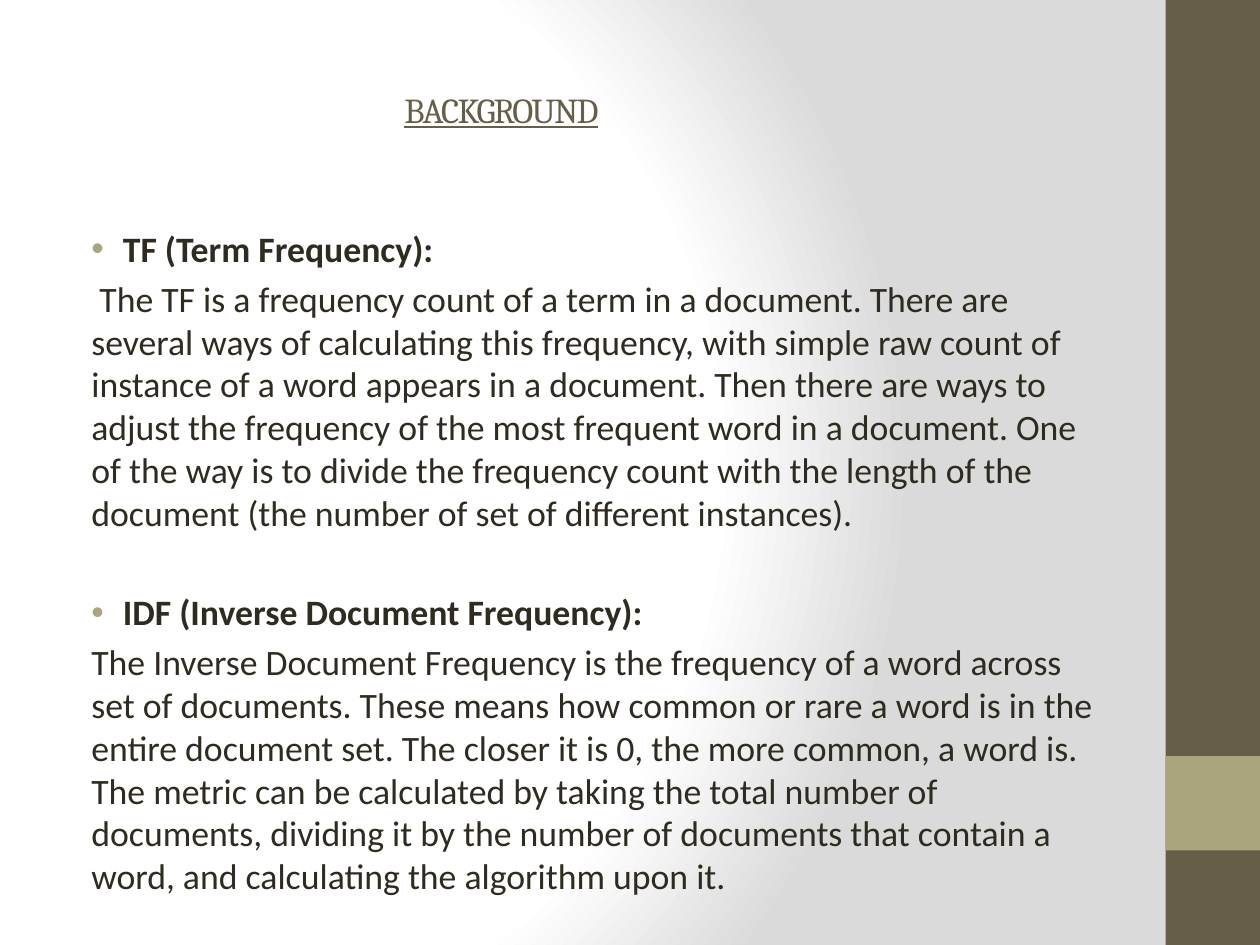
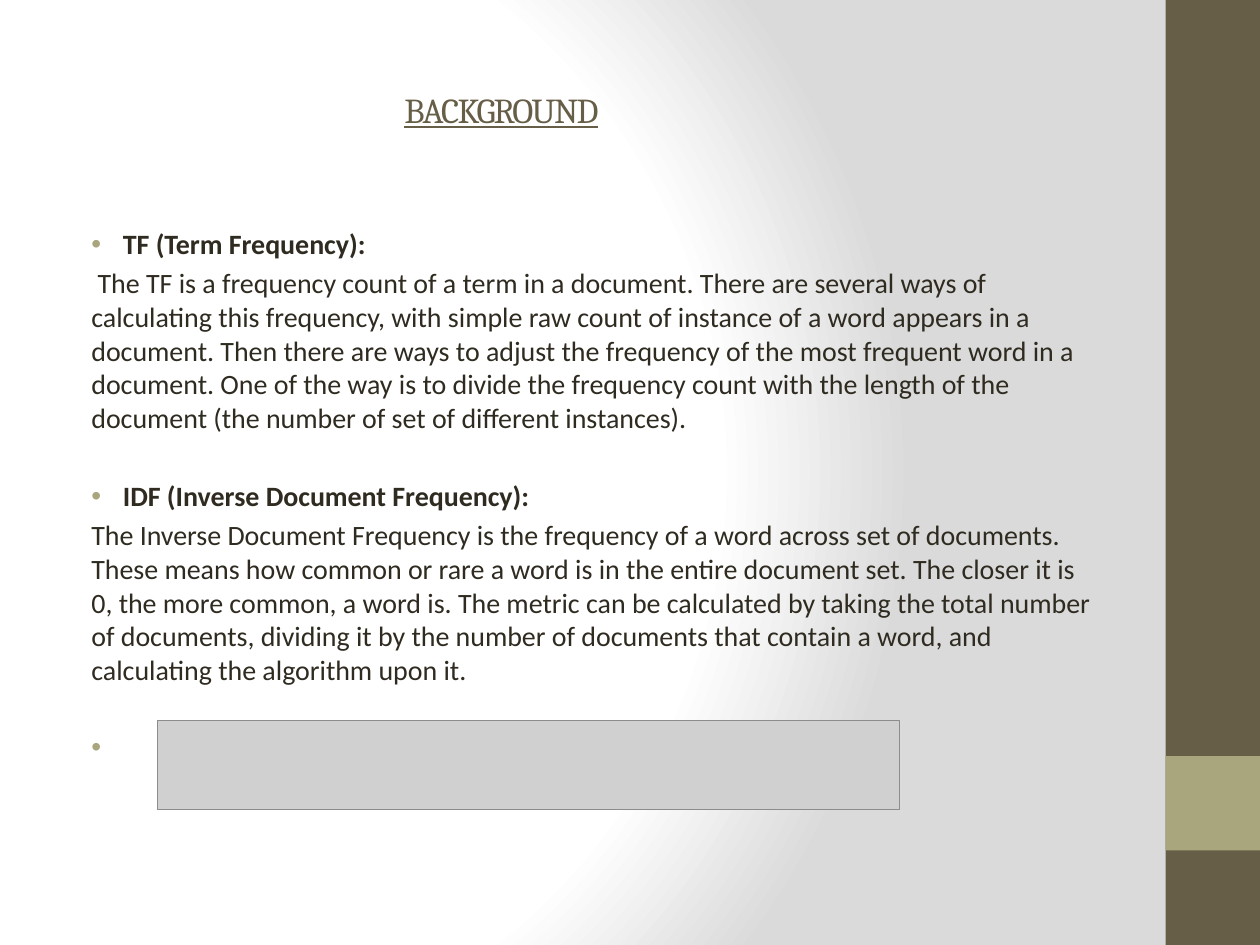
Before and after one commit to Sapan-Ravidas/QuestionsAnswers, a slide deck: slide 4 of INTRODUCTION.pptx. Drawn at 1260x945 pixels with LibreOffice and Linux fonts; fonts in the diff are those of the drawing; grey boxes stand for pictures. Boxes give left, top, right and bottom in pixels: in the first picture for what was removed or moved away, otherwise in the second. Text is boxed around its words. In the diff, an @@ line names an element or a change of style, - is before the commit and + after.

```diff
--- a/INTRODUCTION.pptx
+++ b/INTRODUCTION.pptx
@@ text "TF (Term Frequency):" at (x1=91, y1=233, x2=1090, y2=685): size 20.4 to 16 pt @@
@@ picture added at (x1=158, y1=721, x2=900, y2=810) @@
```
Also in this commit, not shown: 6 other slides changed.
